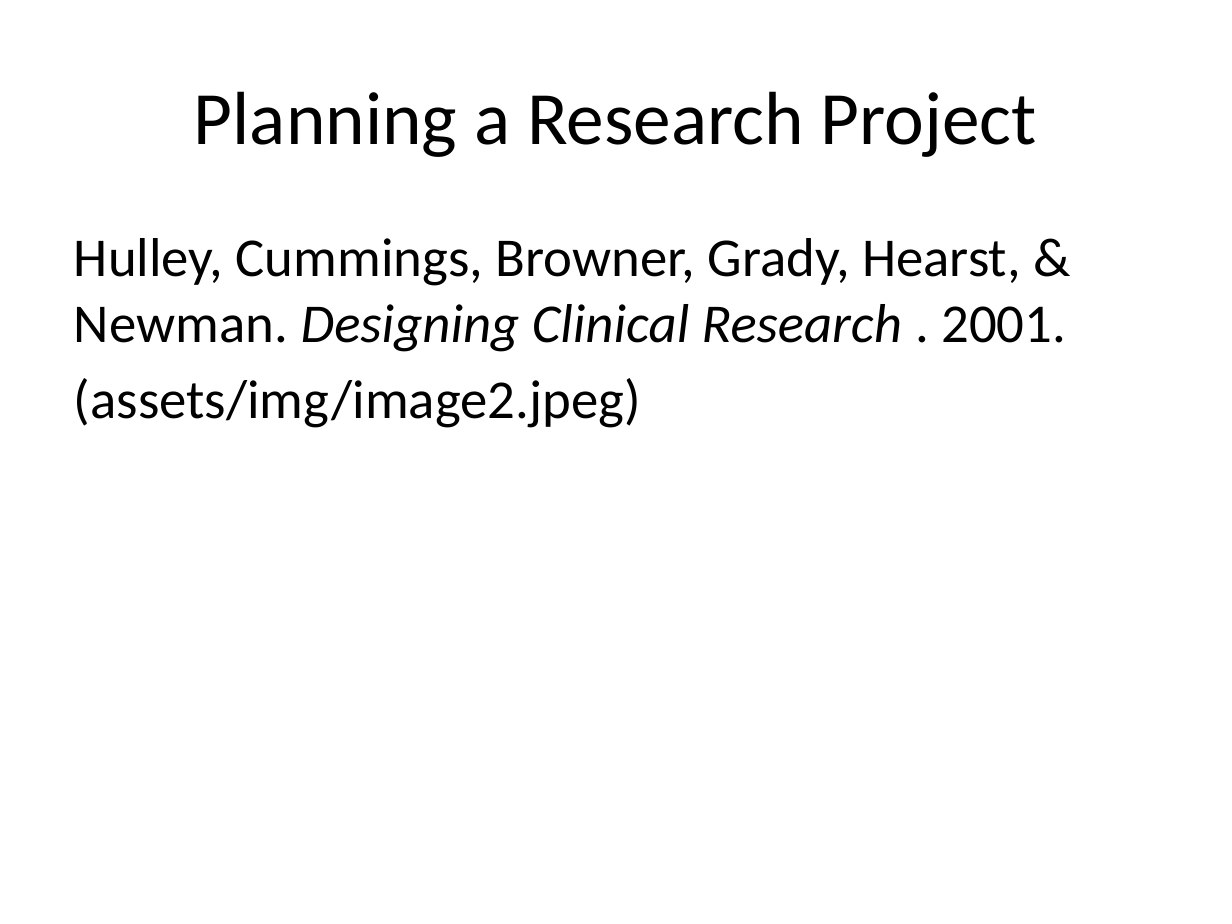
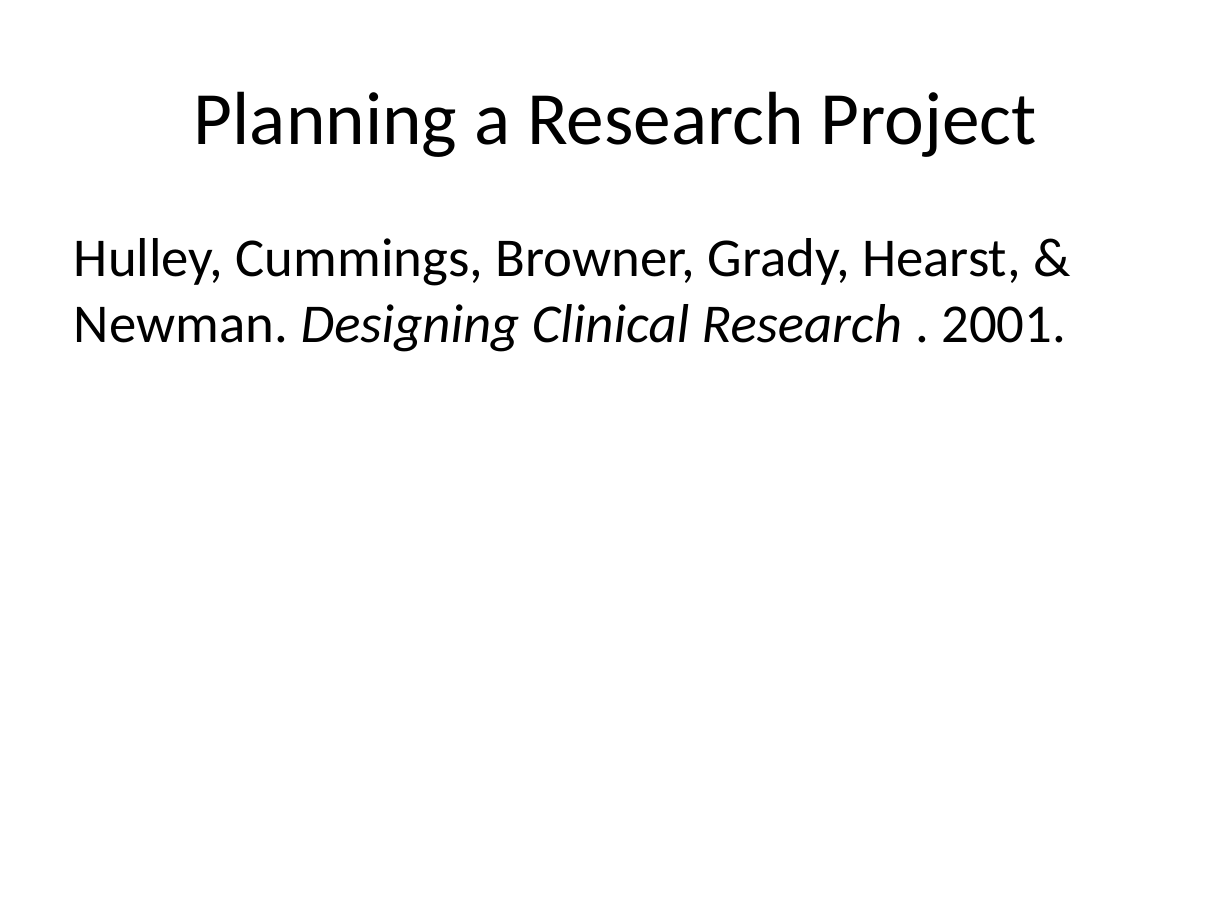
Before and after one commit to classes-medb/5510, a slide deck: slide 12 of src/video-02-planning.pptx. Drawn at 1232x924 pixels with LibreOffice and Linux fonts; fonts in the diff are those of the drawing. Boxes give left, top, right and bottom in pixels: in the first picture for what was removed or moved away, otherwise in the second. Text is boxed around its words. In the diff, an @@ line names an element or a change of style, - is before the commit and + after.

Commit message:
Added images to video-02

```diff
--- a/src/video-02-planning.pptx
+++ b/src/video-02-planning.pptx
@@ text at [74, 378, 641, 428]: paragraph removed @@
-(assets/img/image2.jpeg)
```
Also in this commit, not shown: 4 other slides changed, 4 slides added, 1 other file.
